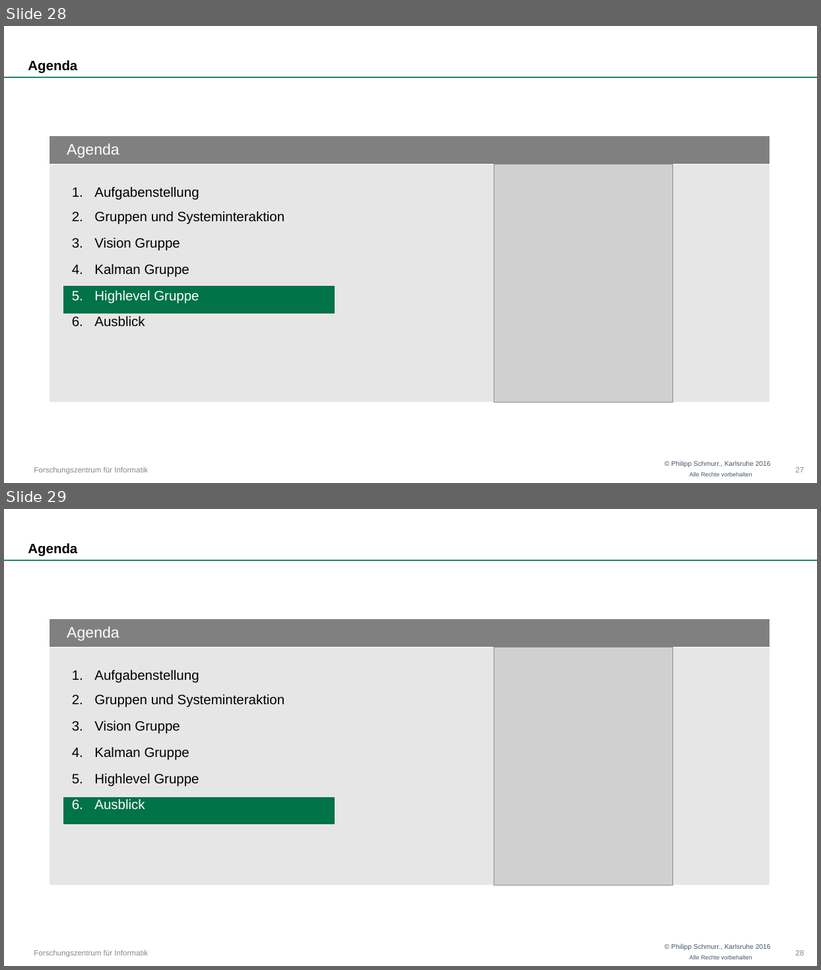
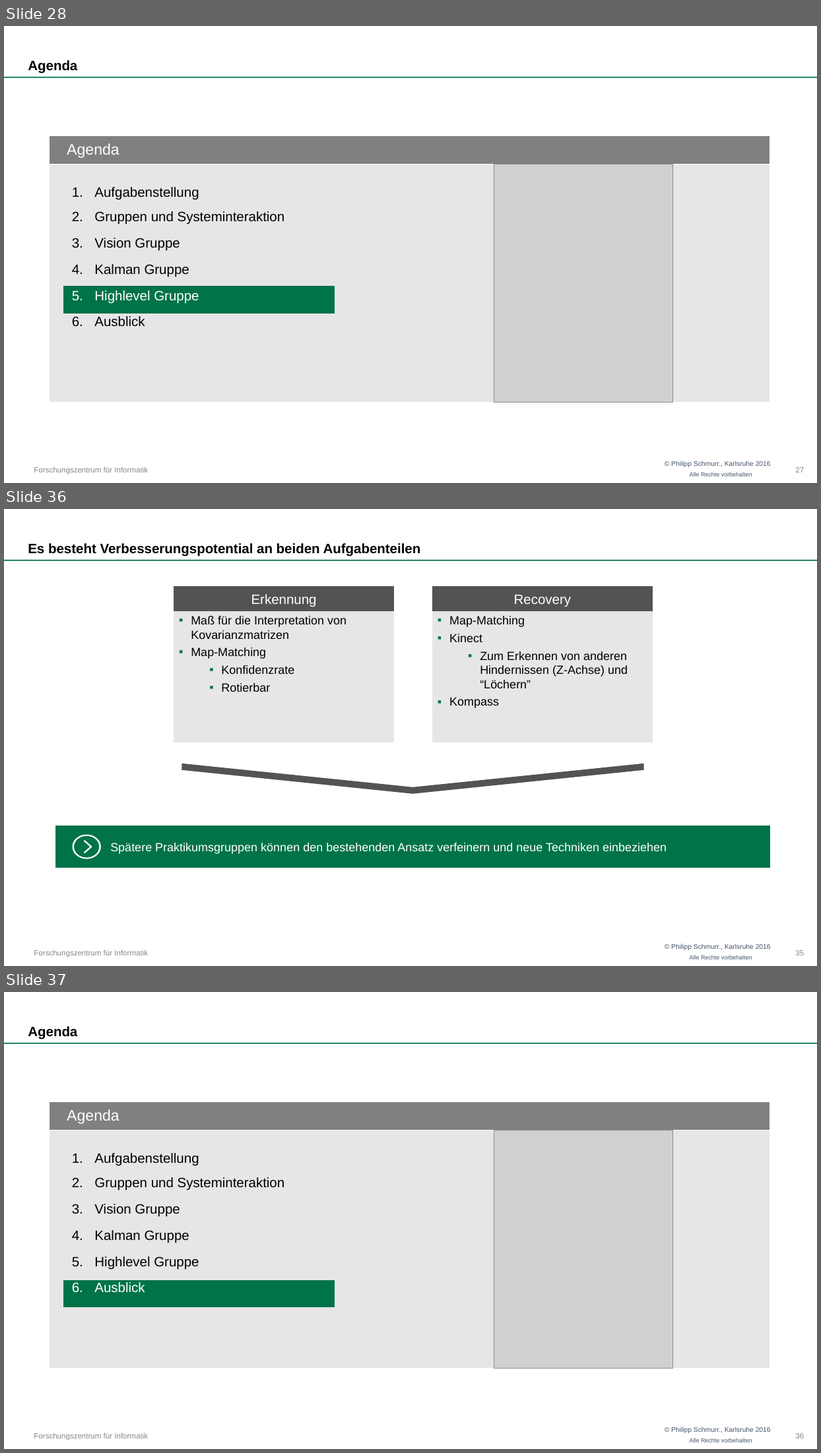
Before and after one commit to OtonoKakuei/robprak1516-documentation, a slide deck: robprak1516-presentation.pptx. Shown one above the other, each under a label of ours: slides 28 and 29 before the commit, slides 28, 36 and 37 after it; the slides between them are not shown. The pictures are 821x970 and 821x1453 pixels, drawn with LibreOffice and Linux fonts; fonts in the diff are those of the drawing; grey boxes stand for pictures; background and template pictures are left out. Boxes give left, top, right and bottom in pixels: in the first picture for what was removed or moved away, otherwise in the second. Text is boxed around its words. In the diff, an @@ line names an element or a change of style, - is before the commit and + after.

```diff
--- a/robprak1516-presentation.pptx
+++ b/robprak1516-presentation.pptx
@@ slide 36 added at box(4, 509, 817, 966), background #FFFFFF; not listed: 4 template elements that a slide beside it also shows @@
@@ title added at box(28, 543, 421, 557), 16 pt, text #000000, bold @@
+Es besteht Verbesserungspotential an beiden Aufgabenteilen
@@ rectangle added at box(174, 586, 394, 610), fill #525252, outline #525252 1.5 pt, 16 pt, text #FFFFFF @@
+Erkennung
@@ rectangle added at box(433, 586, 652, 610), fill #525252, outline #525252 1.5 pt, 16 pt, text #FFFFFF @@
+Recovery
@@ rectangle added at box(174, 611, 394, 743), fill #E7E6E6, outline #E7E6E6 1.5 pt, 14 pt, text #000000 @@
+    ▪ Maß für die Interpretation von Kovarianzmatrizen
+    ▪ Map-Matching
+      ▪ Konfidenzrate
+      ▪ Rotierbar
@@ rectangle added at box(433, 611, 652, 743), fill #E7E6E6, outline #E7E6E6 1.5 pt, 14 pt, text #000000 @@
+    ▪ Map-Matching
+    ▪ Kinect
+      ▪ Zum Erkennen von anderen Hindernissen (Z-Achse) und “Löchern”
+    ▪ Kompass
@@ chevron added at box(183, 764, 644, 793), fill #525252, outline #525252 1.5 pt @@
@@ rectangle added at box(56, 827, 770, 867), fill #007348, outline #007348 1.5 pt, 14 pt, text #FFFFFF @@
+Spätere Praktikumsgruppen können den bestehenden Ansatz verfeinern und neue Techniken einbeziehen
@@ freeform shape added at box(73, 835, 101, 859), fill #FFFFFF @@
@@ freeform shape added at box(84, 841, 92, 854), fill #FFFFFF @@
@@ page number added at box(795, 951, 804, 956), 9 pt, text #868889 @@
+35
@@ what was slide 29 is now slide 37 @@
```
Also in this commit, not shown: 7 other slides added.
